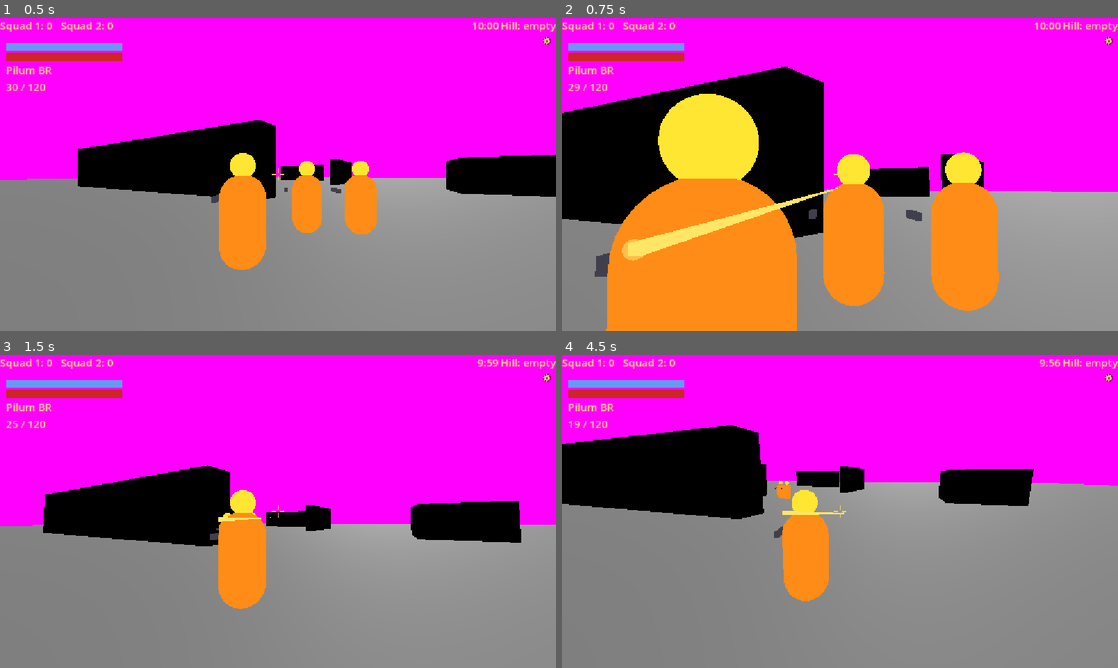
Above: before the commit, frames 1-4 (two rows, left to right).
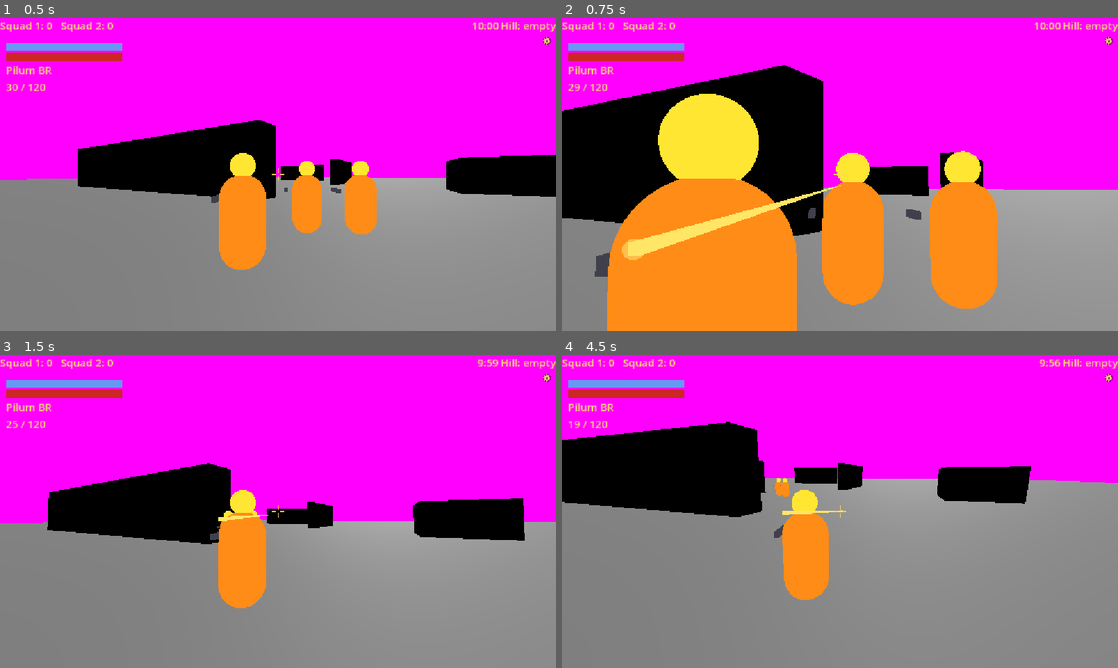
Above: after the commit, the same moments.

Repository: shibicb72-design/Project_Gladius
Game: Godot game, scene res://scenes/match/match.tscn
The game is run twice, just before and just after one commit, with the same random seed, the same clock (stepped at 60 frames per second) and the same inputs. This scene is started directly instead of the project's main scene.
Inputs (mouse positions are in pixels of both pictures, inside the frame that each line leads up to):
- Up to frame 1 (0.5 s): no input
- Up to frame 2 (0.75 s): move the mouse to (962, 158) at 0.52 s; hold D (move_right) from 0.53 s (still down); hold Right mouse button (aim) from 0.53 s (still down); click (962, 158) at 0.67 s
- Up to frame 3 (1.5 s): tap Space (jump) at 0.77 s; release D (move_right) at 1.25 s; release Right mouse button (aim) at 1.25 s; drag from (166, 527) to (250, 574) at 1.27 s
- Up to frame 4 (4.5 s): tap Enter at 2 s; move the mouse to (895, 442) at 2.02 s; hold D (move_right) 2.03-2.75 s; tap Down (look_down) at 2.1 s; drag from (812, 574) to (673, 464) at 2.77 s; move the mouse to (1006, 558) at 3.52 s; hold A (move_left) 3.53-4.25 s; tap Right (look_right) at 3.6 s; tap Space (jump) at 3.77 s; drag from (673, 464) to (756, 433) at 4.27 s

Frame 1 is identical in both runs. In frame 2, 1.5% of the frame differs, in the area x 0-100%, y 15-100%; in frame 3, 1.6%; in frame 4, 1.8%, in the area x 0-100%, y 21-79%.

Commit message:
feat: ease camera knockback recovery quadratically

Diff:
--- a/data/camera.json
+++ b/data/camera.json
@@ -13,7 +13,7 @@
   "_camera_knockback_todo": "OQ-CAM-KNOCKBACK (Path A phase 2): view kick per ranged shot, Kenney Starter-Kit-FPS playe …(400 unchanged characters)…
   "camera_knockback_pitch_deg": {"value": 2.0, "unit": "deg", "note": "view kick up per ranged shot; Shibi-approved ind …(249 unchanged characters)…
   "camera_knockback_yaw_deg": {"value": 1.2, "unit": "deg", "note": "sideways view kick per shot, random sign each shot …(287 unchanged characters)…
-  "camera_knockback_recover_s": {"value": 0.22, "unit": "s", "note": "linear return to rest after the latest kick; 0 turns the knockback off; Shibi-approved industry default 2026-10-28 (Shibi's pick, not a DESIGN.md value) inside a ~0.2-0.35 s snappy recover band (no single named source)"},
+  "camera_knockback_recover_s": {"value": 0.22, "unit": "s", "note": "ease-out (quadratic f*f on the remaining fraction) return to rest after the latest kick; 0 turns the knockback off; Shibi-approved industry default 2026-10-28 (Shibi's pick, not a DESIGN.md value) inside a ~0.2-0.35 s snappy recover band (no single named source); recover_s remains 0.22 (already locked, a220d05). Curve: Shibi-approved industry default 2026-10-28; quadratic f*f is the EL's concrete form of Shibi's ease-out lock, not a Shibi number or DESIGN.md value"},
   "height_m": 1.6,
   "pitch_min_deg": -70.0,
   "pitch_max_deg": 70.0,
--- a/scripts/systems/camera_knockback.gd
+++ b/scripts/systems/camera_knockback.gd
@@ -2,7 +2,7 @@
 extends RefCounted
 ## Camera knockback on fire (Path A phase 2). Pattern from Kenney Starter-Kit-FPS objects/player.gd action_shoot (MIT):
 ## each shot kicks the view up and sideways, the sideways sign random per shot (random_vec2). Unlike Kenney, which also
-## adds the kick to rotation_target so it stays, this offset recovers: it falls linearly to zero over recover_s after
+## adds the kick to rotation_target so it stays, this offset recovers: it eases out quadratically to zero over recover_s after
 ## the latest kick. Pure math (no Node; time comes in as delta). Values: data/camera.json camera_knockback_* (Shibi-approved
 ## industry defaults 2026-10-28, OQ-CAM-KNOCKBACK).
 
@@ -55,7 +55,8 @@
 	if _left_s <= REST_EPS_S or recover_s <= 0.0:
 		reset()
 		return offset
-	offset = _peak * (_left_s / recover_s)
+	var f := _left_s / recover_s
+	offset = _peak * (f * f)
 	return offset
 
 
--- a/tests/test_camera_knockback.gd
+++ b/tests/test_camera_knockback.gd
@@ -46,17 +46,28 @@
 	assert_true(signs.has(1.0) and signs.has(-1.0), "yaw sign varies between kicks (Kenney random_vec2): %s" % [signs.keys()])
 
 
-func test_offset_recovers_linearly_to_zero_over_recover_s() -> void:
+func test_offset_recovers_ease_out_to_zero_over_recover_s() -> void:
 	var k := _knock(2.0, 1.0, 0.2)
 	var add := k.kick()
 	k.tick(0.05)
-	assert_true(k.offset.is_equal_approx(add * 0.75), "a quarter of recover_s in, 75%% is left (got %s)" % k.offset)
+	assert_true(k.offset.is_equal_approx(add * 0.5625), "remaining fraction 0.75 squared (got %s)" % k.offset)
 	k.tick(0.1)
-	assert_true(k.offset.is_equal_approx(add * 0.25), "three quarters in, 25%% is left (got %s)" % k.offset)
+	assert_true(k.offset.is_equal_approx(add * 0.0625), "remaining fraction 0.25 squared (got %s)" % k.offset)
 	k.tick(0.05)
 	assert_eq(k.offset, Vector2.ZERO, "at rest once recover_s has passed")
 	k.tick(1.0)
 	assert_eq(k.offset, Vector2.ZERO, "stays at rest")
+
+
+func test_recovery_magnitude_decreases_monotonically_and_ends_exactly_at_rest() -> void:
+	var k := _knock(2.0, 1.0, 0.2)
+	var previous := k.kick().length()
+	for i in 20:
+		var magnitude := k.tick(0.01).length()
+		assert_true(magnitude <= previous, "recovery magnitude never increases")
+		previous = magnitude
+	assert_eq(k.offset, Vector2.ZERO, "summed deltas reach exact rest via REST_EPS_S")
+	assert_eq(k.tick(0.2), Vector2.ZERO, "further ticks remain exactly at rest")
 
 
 func test_kicks_stack_but_stay_bounded_under_sustained_fire() -> void:
@@ -69,8 +80,10 @@
 		top = maxf(top, k.offset.x)
 		k.tick(interval)
 	assert_true(top > kick * 1.5, "kicks inside recover_s stack (peak %s rad)" % top)
-	# Each kick restarts a linear recovery from the current peak, so the peak converges to kick * recover_s / interval.
-	assert_true(top <= kick * 0.2 / interval + 1e-4, "peak %s rad stays under kick * recover_s / interval" % top)
+	# Each interval keeps (1 - interval / recover_s)^2 = 0.5625 of the peak.
+	# Restarting on each kick converges to kick / (1 - 0.5625), about 2.286 kicks.
+	var bound := kick / (1.0 - pow(1.0 - interval / 0.2, 2.0)) + 1e-4
+	assert_true(top <= bound, "peak %s rad stays under the derived ease-out bound %s" % [top, bound])
 	k.tick(0.2)
 	assert_eq(k.offset, Vector2.ZERO, "at rest recover_s after the last kick")
 
Not shown, changed: docs/OPEN_QUESTIONS.md
